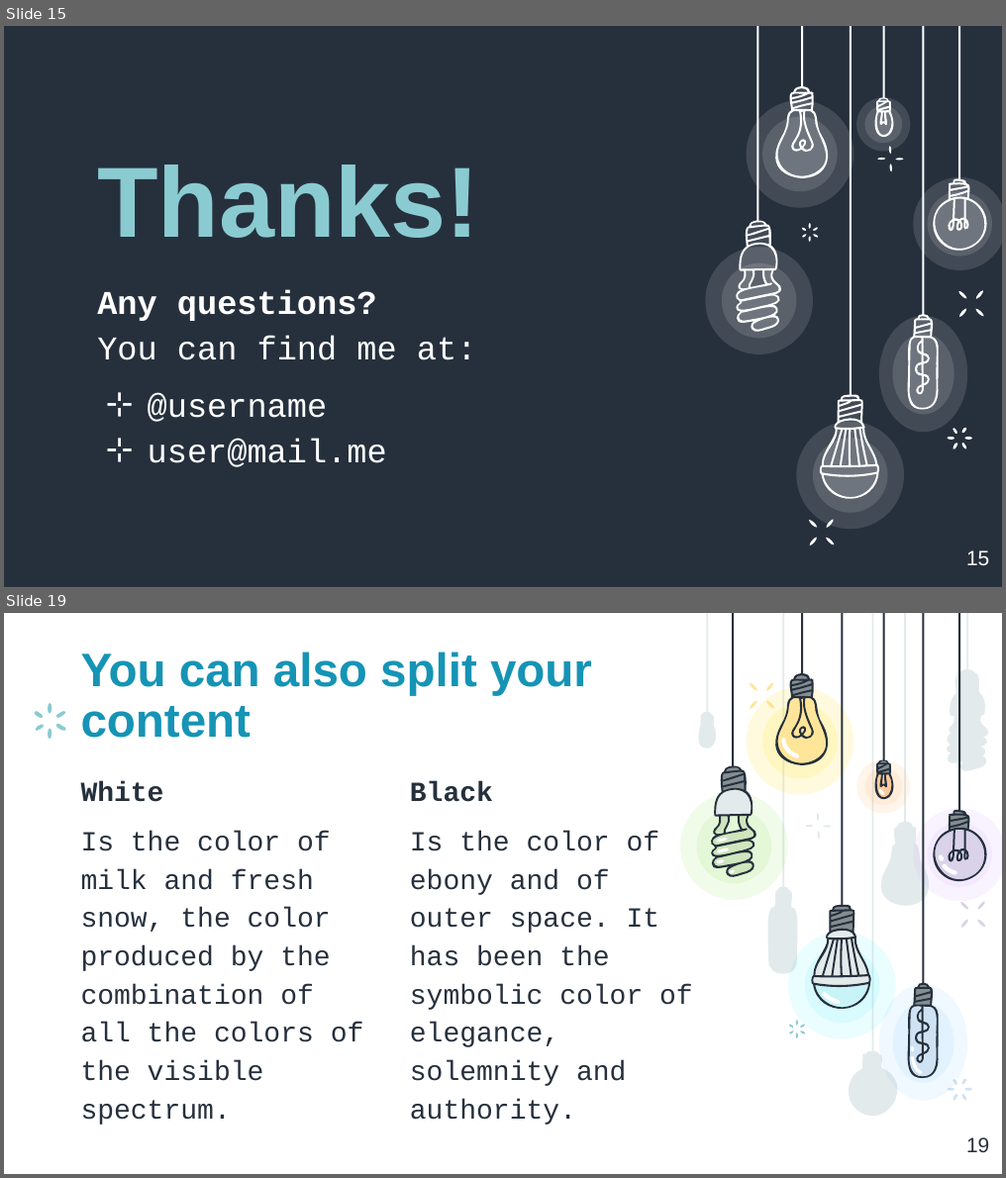
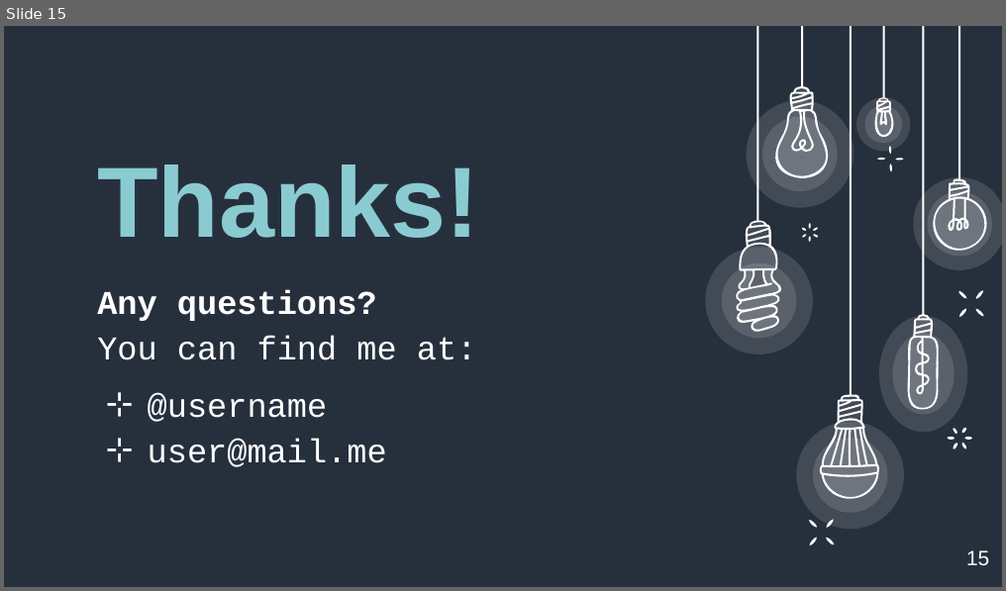
Before and after one commit to hritambh/Connect4Game, a slide deck: connect_4 ppt.pptx. Shown one above the other, each under a label of ours: slides 15 and 19 before the commit, slide 15 after it; the slides between them are not shown. The pictures are 1006x1178 and 1006x591 pixels, drawn with LibreOffice and Linux fonts; fonts in the diff are those of the drawing. Boxes give left, top, right and bottom in pixels: in the first picture for what was removed or moved away, otherwise in the second. Text is boxed around its words. In the diff, an @@ line names an element or a change of style, - is before the commit and + after.

```diff
--- a/connect_4 ppt.pptx
+++ b/connect_4 ppt.pptx
@@ slide 19 removed at [4,613,1002,1174], background #FFFFFF @@
@@ title removed at [81,652,592,738] @@
-You can also split your content
@@ group removed at [34,703,65,739]: 6 freeform shapes @@
@@ text removed at [81,781,364,1081] @@
-White
-Is the color of milk and fresh snow, the color produced by the combination of all the colors of the visible spectrum.
@@ text removed at [410,781,693,1086] @@
-Black
-Is the color of ebony and of outer space. It has been the symbolic color of elegance, solemnity and authority.
@@ group removed at [680,613,1002,1116]: 60 freeform shapes, 12 ellipses, 11 rectangles @@
@@ page number removed at [966,1138,989,1153] @@
-19
```
Also in this commit, not shown: 33 other slides removed.
